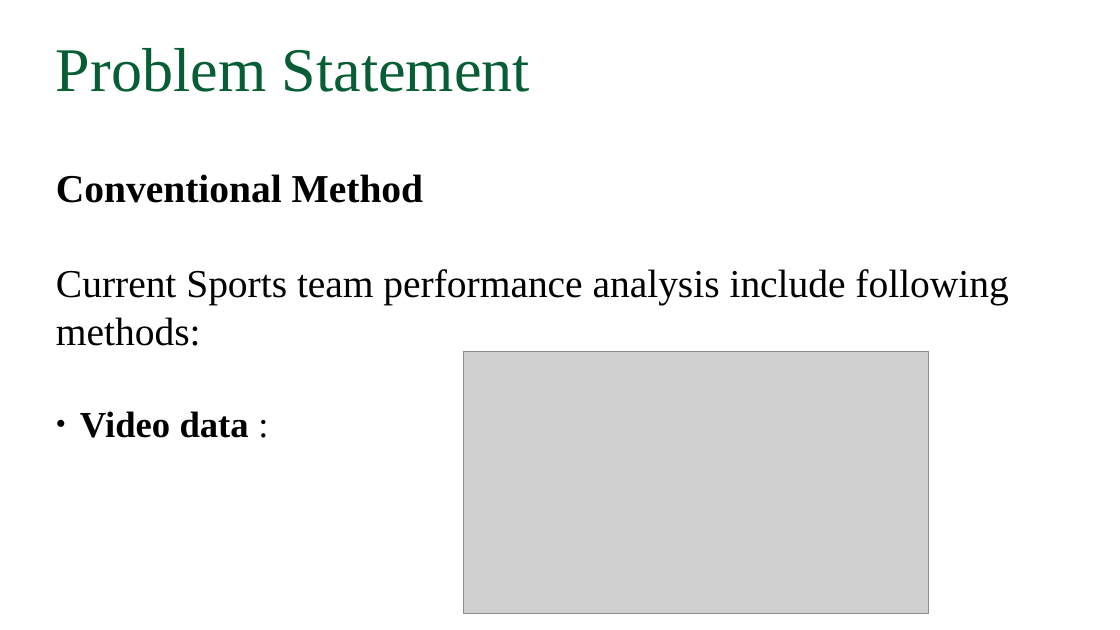
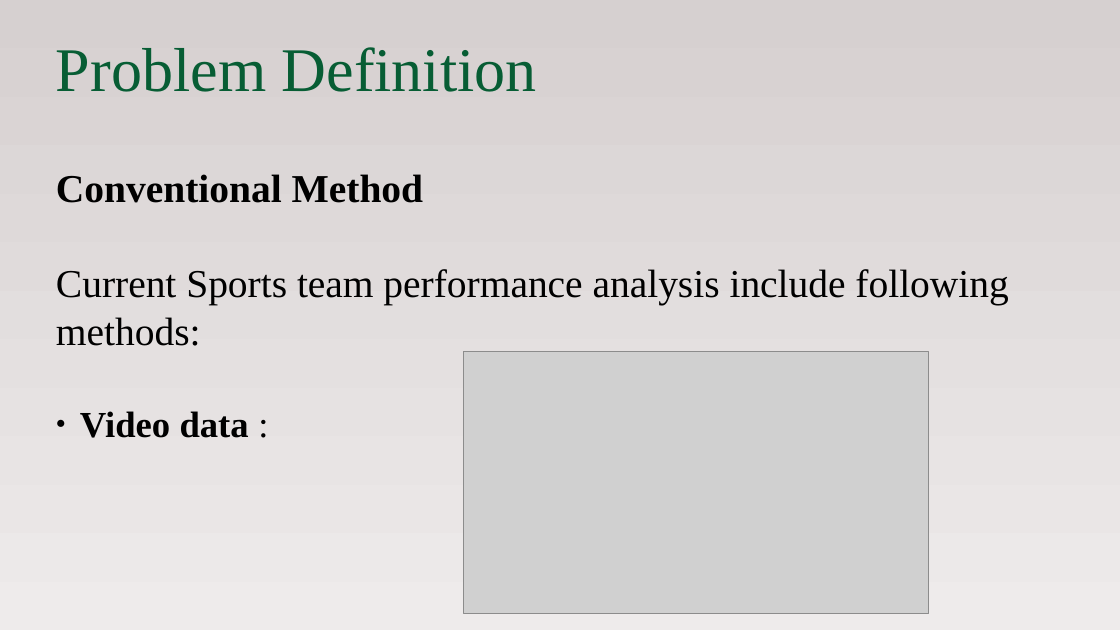
Before and after one commit to alfinwilliam/Sports-Match-Analysis-using-Social-Media-Mining, a slide deck: slide 5 of docs/projectppt.odp. Drawn at 1120x630 pixels with LibreOffice and Linux fonts; fonts in the diff are those of the drawing; grey boxes stand for pictures. Boxes give left, top, right and bottom in pixels: in the first picture for what was removed or moved away, otherwise in the second. Text is boxed around its words. In the diff, an @@ line names an element or a change of style, - is before the commit and + after.

```diff
--- a/docs/projectppt.odp
+++ b/docs/projectppt.odp
@@ background #FFFFFF to gradient #D6D0D0 to #EEEBEB @@
@@ title at bbox=[56, 47, 537, 92]: text changed @@
-Problem Statement
+Problem Definition
```
Also in this commit, not shown: 14 other slides changed, 13 slides added, 6 slides removed.
